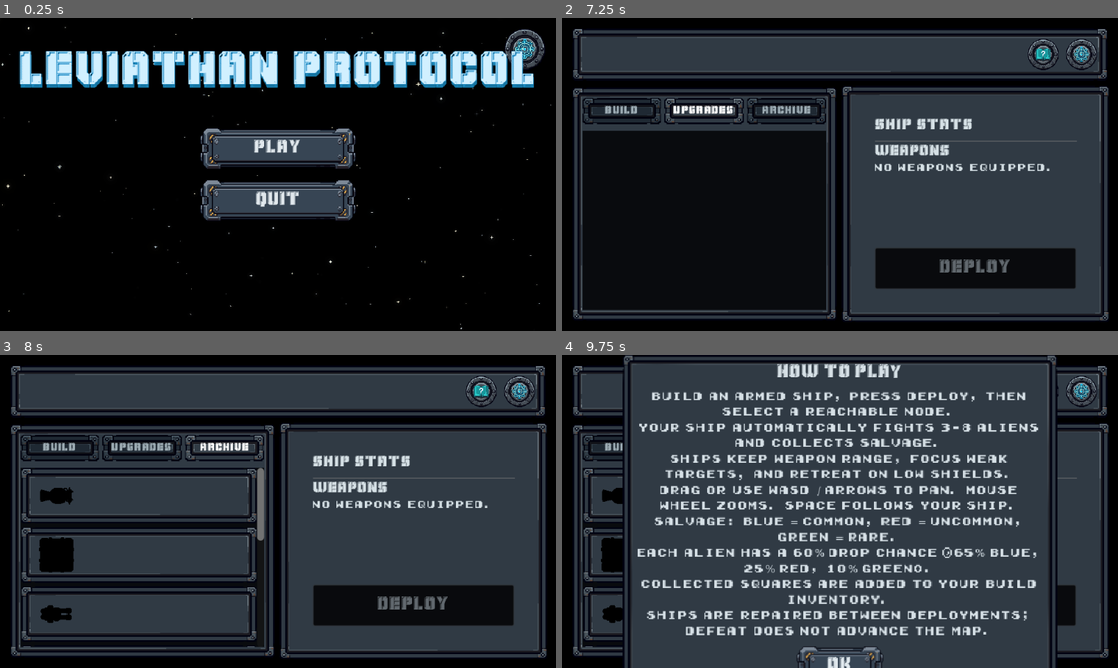
Above: before the commit, frames 1-4 (two rows, left to right).
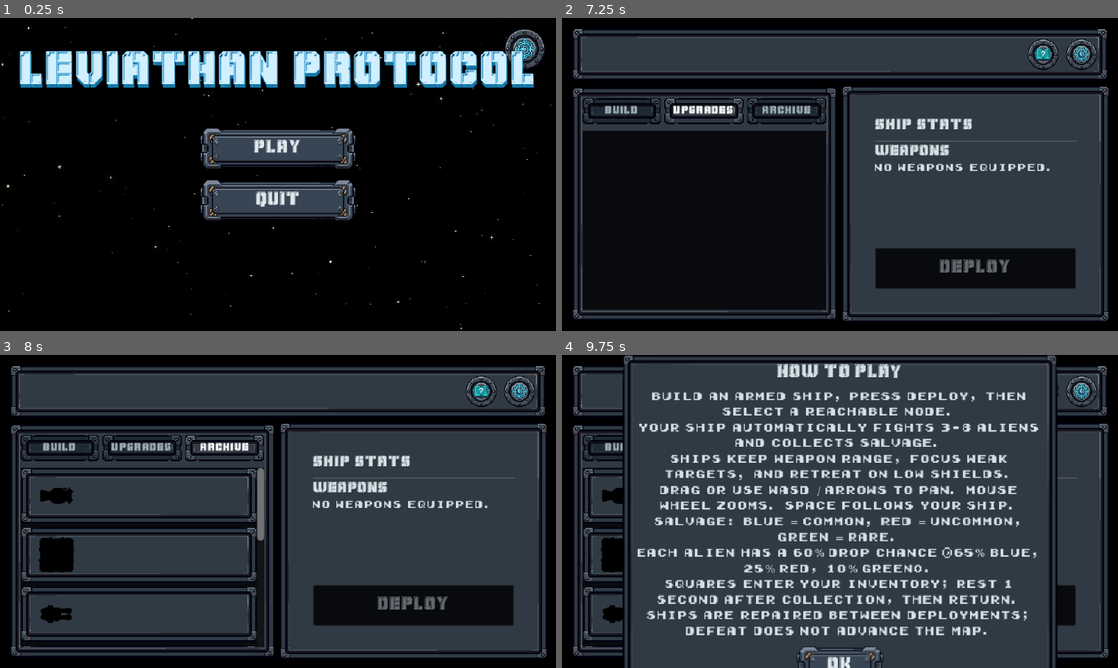
Above: after the commit, the same moments.

Repository: Allumnium/LeviathanProtocol
Game: Godot game, scene res://scenes/main_menu.tscn
Same seed, same stepped clock (60 frames per second), same inputs: the game is played once before the commit and once after it.
Inputs (mouse positions are in pixels of both pictures, inside the frame that each line leads up to):
- Up to frame 1 (0.25 s): no input
- Up to frame 2 (7.25 s): click "PLAY" at 0.5 s; tap Enter at 1.25 s; drag from (840, 174) to (895, 105) at 1.27 s; drag from (728, 190) to (812, 237) at 2.02 s; move the mouse to (895, 105) at 2.77 s; hold D 2.78-3.5 s; hold Shift 2.78-3.5 s; drag from (812, 237) to (673, 127) at 3.52 s; move the mouse to (1006, 221) at 4.27 s; hold A 4.28-5 s; hold Shift 4.28-5 s; tap Space at 4.52 s; click "START RUN" at 5 s; click "BUILD" at 5.75 s; click "UPGRADES" at 6.5 s
- Up to frame 3 (8 s): click "ARCHIVE" at 7.25 s
- Up to frame 4 (9.75 s): click (1045, 392) at 8 s; click (1079, 392) at 8.75 s; tap Space at 9.5 s; drag from (673, 464) to (756, 433) at 9.52 s

Frames 1-3 are identical in both runs. In frame 4, 2.4% of the frame differs, in the area x 14-86%, y 71-80%.

Commit message:
autobattle sounds

Diff:
--- a/scenes/how_to_play_dialog.tscn
+++ b/scenes/how_to_play_dialog.tscn
@@ -18,7 +18,7 @@
 Drag or use WASD / arrows to pan. Mouse wheel zooms. Space follows your ship.
 Salvage: blue = common, red = uncommon, green = rare.
 Each alien has a 60% drop chance (65% blue, 25% red, 10% green).
-Collected squares are added to your build inventory.
+Squares enter your inventory; rest 1 second after collection, then return.
 Ships are repaired between deployments; defeat does not advance the map."
 autowrap_mode = 2
 horizontal_alignment = 1
--- a/scripts/auto_battle.gd
+++ b/scripts/auto_battle.gd
@@ -1,6 +1,10 @@
 extends Control
 
 const MAP_SCENE_PATH := "res://scenes/game_map.tscn"
+const SHOOT_SOUND: AudioStream = preload("res://assets/audio/sfx/shoot-weapon.wav")
+const SHIELD_HIT_SOUND: AudioStream = preload("res://assets/audio/sfx/shieldHit.wav")
+const ALIEN_EXPLOSION_SOUND: AudioStream = preload("res://assets/audio/sfx/alien_explode.wav")
+const SHIP_EXPLOSION_SOUND: AudioStream = preload("res://assets/audio/sfx/ship_explosion.mp3")
 
 @onready var visuals: BattleVisuals = $BattleVisuals
 @onready var status_label: Label = $Status
@@ -22,6 +26,9 @@
 		set_physics_process(false)
 		call_deferred("_return_to_map")
 		return
+	simulation.weapon_fired.connect(AudioManager.play_sfx.bind(SHOOT_SOUND))
+	simulation.shield_hit.connect(AudioManager.play_sfx.bind(SHIELD_HIT_SOUND))
+	simulation.ship_destroyed.connect(_on_ship_destroyed)
 	visuals.simulation = simulation
 	visuals.camera_zoom = clampf(minf(visuals.size.x / 850.0, visuals.size.y / 600.0), 0.25, 2.5)
 
@@ -83,6 +90,10 @@
 		_follow_player = not _follow_player
 
 
+func _on_ship_destroyed(is_player: bool) -> void:
+	AudioManager.play_sfx(SHIP_EXPLOSION_SOUND if is_player else ALIEN_EXPLOSION_SOUND)
+
+
 func _finish_battle(won: bool) -> void:
 	_finished = true
 	if won:
@@ -91,7 +102,7 @@
 			return
 	else:
 		GameState.cancel_battle()
-	await get_tree().create_timer(2.0).timeout
+	await get_tree().create_timer(1.0 if won else 2.0).timeout
 	_return_to_map()
 
 
--- a/scripts/battle_simulation.gd
+++ b/scripts/battle_simulation.gd
@@ -1,5 +1,9 @@
 class_name BattleSimulation
 extends RefCounted
+
+signal weapon_fired
+signal shield_hit
+signal ship_destroyed(is_player: bool)
 
 enum Phase { COMBAT, SALVAGE, VICTORY, DEFEAT }
 
@@ -231,6 +235,8 @@
 				break
 			if ship.position.distance_to(ship.target.position) > weapon.range_units:
 				break
+			if shot_index == 0:
+				weapon_fired.emit()
 			if ship == player:
 				var beam := Beam.new()
 				beam.source = ship
@@ -259,16 +265,21 @@
 
 
 func _damage(target: Combatant, damage: float) -> void:
+	if not target.is_alive():
+		return
 	var absorbed := minf(target.shields, damage)
 	target.shields -= absorbed
 	target.integrity = maxf(0.0, target.integrity - (damage - absorbed))
 	target.since_damage = 0.0
 	target.hit_flash = 0.12
+	if absorbed > 0.0:
+		shield_hit.emit()
 	if target.is_alive():
 		return
 	var explosion := Explosion.new()
 	explosion.position = target.position
 	explosions.append(explosion)
+	ship_destroyed.emit(target == player)
 	if target != player and random.randf() < DROP_CHANCE:
 		var drop := Drop.new()
 		drop.position = target.position
--- a/tests/test_battle.gd
+++ b/tests/test_battle.gd
@@ -36,6 +36,7 @@
 	_test_drop_distribution()
 	_test_salvage()
 	_test_defeat()
+	_test_combat_events()
 	_test_balance()
 	await _test_scene()
 	for child in root.get_node("AudioManager").get_children():
@@ -58,6 +59,72 @@
 	simulation.aliens[0].position = Vector2(700.0, 0.0)
 	simulation.advance(1.0 / 60.0)
 	_check(simulation.beams.is_empty(), "Lasers must not fire outside range.")
+
+
+func _test_combat_events() -> void:
+	var simulation := BattleSimulation.new()
+	simulation.setup(_basic_stats(10.0), _fleet(3), 8)
+	var events := {"shots": 0, "shield_hits": 0, "alien_deaths": 0, "player_deaths": 0}
+	simulation.weapon_fired.connect(func(): events.shots += 1)
+	simulation.shield_hit.connect(func(): events.shield_hits += 1)
+	simulation.ship_destroyed.connect(func(is_player: bool):
+		if is_player:
+			events.player_deaths += 1
+		else:
+			events.alien_deaths += 1)
+	var enemy := simulation.aliens[0]
+	enemy.position = simulation.player.position + Vector2(180.0, 0.0)
+	enemy.integrity = 100.0
+	enemy.shields = 10.0
+	for other in simulation.aliens:
+		other.cooldowns[0] = 100.0
+		if other != enemy:
+			other.position = Vector2(700.0, 0.0)
+	simulation.advance(1.0 / 60.0)
+	_check(events.shots == 1 and events.shield_hits == 1,
+		"A laser activation must emit firing and shield-impact events.")
+	simulation.player.cooldowns[0] = 100.0
+	enemy.cooldowns[0] = 0.0
+	simulation.advance(1.0 / 60.0)
+	_check(events.shots == 2 and events.shield_hits == 1,
+		"Alien firing must emit a shot event, but shield impact must wait for projectile arrival.")
+	enemy.cooldowns[0] = 100.0
+	for tick in range(120):
+		simulation.advance(1.0 / 60.0)
+	_check(events.shield_hits == 2, "A homing projectile must emit a shield event when it connects.")
+	enemy.shields = 0.0
+	simulation._damage(enemy, 1.0)
+	_check(events.shield_hits == 2, "Hull-only damage must not emit a shield-hit sound.")
+	simulation._damage(enemy, 200.0)
+	simulation._damage(enemy, 200.0)
+	_check(events.alien_deaths == 1 and events.player_deaths == 0,
+		"Alien destruction must emit exactly one alien explosion event.")
+	simulation._damage(simulation.player, 200.0)
+	_check(events.player_deaths == 1, "Player destruction must emit a distinct player explosion event.")
+
+
+func _check_last_sound(expected_path: String, previous_count: int) -> void:
+	var audio := root.get_node("AudioManager")
+	_check(audio.get_child_count() == previous_count + 1, "Combat event must start an audio player.")
+	var player := audio.get_child(audio.get_child_count() - 1) as AudioStreamPlayer
+	_check(player != null and player.stream.resource_path == expected_path and player.bus == &"SFX",
+		"Combat event must play %s on the SFX bus." % expected_path)
+
+
+func _test_battle_sounds(battle: Node) -> void:
+	var audio := root.get_node("AudioManager")
+	var count := audio.get_child_count()
+	battle.simulation.weapon_fired.emit()
+	_check_last_sound("res://assets/audio/sfx/shoot-weapon.wav", count)
+	count = audio.get_child_count()
+	battle.simulation.shield_hit.emit()
+	_check_last_sound("res://assets/audio/sfx/shieldHit.wav", count)
+	count = audio.get_child_count()
+	battle.simulation.ship_destroyed.emit(false)
+	_check_last_sound("res://assets/audio/sfx/alien_explode.wav", count)
+	count = audio.get_child_count()
+	battle.simulation.ship_destroyed.emit(true)
+	_check_last_sound("res://assets/audio/sfx/ship_explosion.mp3", count)
 
 
 func _test_guaranteed_hits() -> void:
@@ -234,6 +301,7 @@
 	await process_frame
 	battle.set_physics_process(false)
 	_check(battle.simulation.player != null, "Battle scene must initialize live combat.")
+	_test_battle_sounds(battle)
 	var zoom_before: float = battle.visuals.camera_zoom
 	var wheel := InputEventMouseButton.new()
 	wheel.button_index = MOUSE_BUTTON_WHEEL_UP
@@ -283,9 +351,19 @@
 		and state.blue_tiles_available == blue_before + collected[ShipPart.Category.DEFENSE]
 		and state.green_tiles_available == green_before + collected[ShipPart.Category.SPECIAL],
 		"Collected salvage must be credited to the correct inventory exactly once.")
-	await create_timer(2.2).timeout
+	var victory_at := Time.get_ticks_msec()
+	var returned_at: Array[int] = []
+	scene_changed.connect(func(): returned_at.append(Time.get_ticks_msec()), CONNECT_ONE_SHOT)
+	var resting_position: Vector2 = battle.simulation.player.position
+	await create_timer(0.7).timeout
+	_check(current_scene == battle and battle.simulation.player.position == resting_position,
+		"After collecting all resources the ship must hang out before returning.")
+	await create_timer(0.5).timeout
 	_check(current_scene != null and current_scene.scene_file_path == "res://scenes/game_map.tscn",
 		"A completed victory must automatically return to the build/map scene.")
+	_check(returned_at.size() == 1 and returned_at[0] - victory_at >= 900
+		and returned_at[0] - victory_at <= 1300,
+		"The post-collection pause must last one second.")
 	_check(state.set_destination(3), "A victorious ship should be able to deploy again.")
 	_check(change_scene_to_packed(scene) == OK, "Could not open a second battle.")
 	await scene_changed
